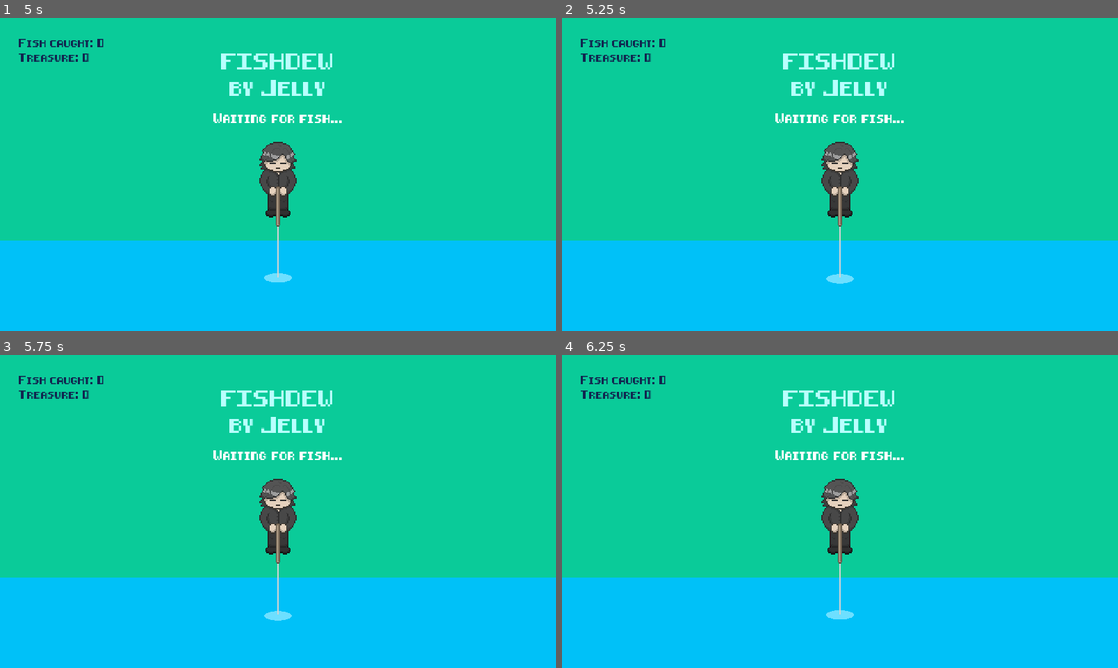
Above: before the commit, frames 1-4 (two rows, left to right).
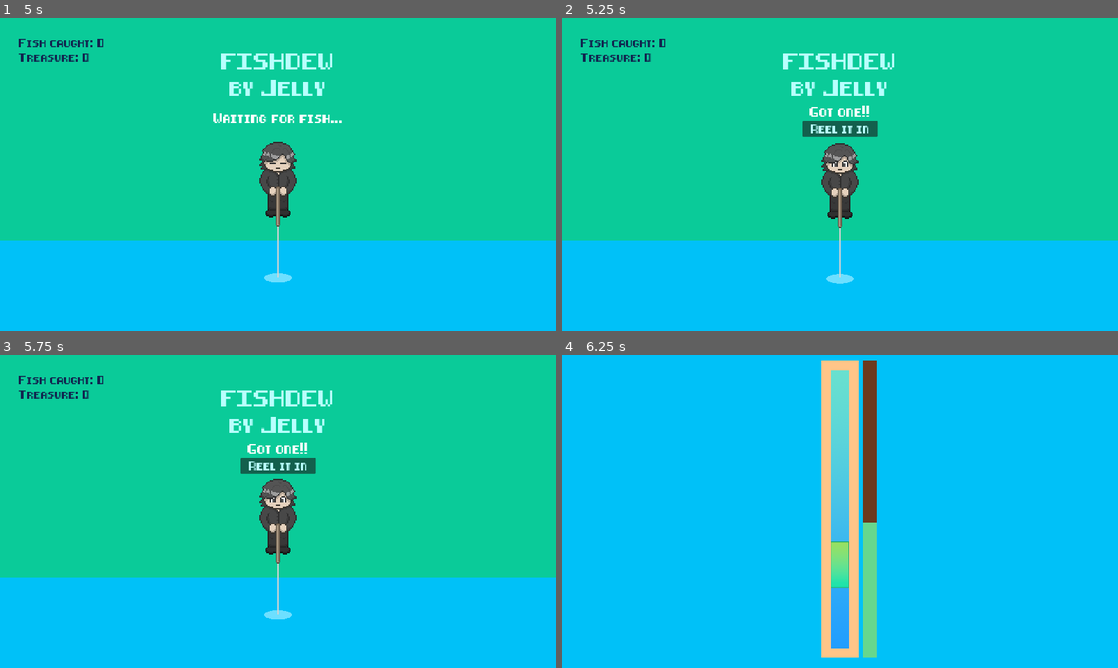
Above: after the commit, the same moments.

Repository: Anjellyrika/fishdew
Game: Godot game, scene res://src/main_scene.tscn
Two runs of this game, one before a commit and one after it. Both use one fixed random seed, a clock stepped at 60 frames per second and the inputs below.
Inputs (mouse positions are in pixels of both pictures, inside the frame that each line leads up to):
- Up to frame 1 (5 s): tap Enter (ui_accept) at 0.5, 0.77, 1.25, 1.52, 2, 2.75, 3.02, 3.5, 3.77, 4.25, 4.52 s; move the mouse to (400, 158) at 0.52 s; hold Right (ui_right) 0.53-2.03 s; tap F every 0.75 s from 0.6 to 4.35 s; click (400, 158) at 0.67 s; move the mouse to (166, 190) at 1.27 s; move the mouse to (333, 105) at 2.02 s; hold Left (ui_left) 2.03-2.78 s; move the mouse to (250, 237) at 2.77 s; hold Right (ui_right) 2.78-4.28 s; click (250, 237) at 2.92 s; move the mouse to (444, 221) at 3.52 s; move the mouse to (111, 127) at 4.27 s; hold Left (ui_left) from 4.28 s (still down)
- Up to frame 2 (5.25 s): move the mouse to (867, 174) at 5.02 s; release Left (ui_left) at 5.03 s; hold Right (ui_right) from 5.03 s (still down); tap F at 5.1 s; click (867, 174) at 5.17 s
- Up to frame 3 (5.75 s): keep holding Right (ui_right)
- Up to frame 4 (6.25 s): release Right (ui_right) at 5.75 s; click (840, 464) at 5.75 s, where only the run after the commit has a clickable "Reel it in"

Frame 1 is identical in both runs. In frame 2, 1.5% of the frame differs, in the area x 38-62%, y 28-68%; in frame 3, 1.2%; in frame 4, 73%, in the area x 0-100%, y 0-97%.

Commit message:
refactor: resize fishing level sprites

Diff:
--- a/src/fishing_lvl/chest.tscn
+++ b/src/fishing_lvl/chest.tscn
@@ -5,7 +5,7 @@
 [ext_resource type="Texture2D" uid="uid://bfqpgrqixy64o" path="res://assets/Treasure_Chest.png" id="2_uteaq"]
 
 [sub_resource type="RectangleShape2D" id="RectangleShape2D_xq7m3"]
-size = Vector2(26, 26)
+size = Vector2(416, 416)
 
 [sub_resource type="StyleBoxFlat" id="StyleBoxFlat_6yncc"]
 bg_color = Color(0.423529, 0.227451, 0.117647, 1)
@@ -20,24 +20,29 @@
 
 [node name="TreasureChestSprite" type="Sprite2D" parent="."]
 texture_filter = 1
-position = Vector2(0.75, 0.25)
-scale = Vector2(0.0637019, 0.0637019)
+position = Vector2(17, -18)
 texture = ExtResource("2_uteaq")
 
 [node name="CollisionShape2D" type="CollisionShape2D" parent="."]
+position = Vector2(17, -18)
 shape = SubResource("RectangleShape2D_xq7m3")
 
 [node name="ChestProgress" type="ProgressBar" parent="." node_paths=PackedStringArray("chest")]
-offset_left = -15.0
-offset_top = 11.0
-offset_right = 15.0
-offset_bottom = 18.0
+anchors_preset = 5
+anchor_left = 0.5
+anchor_right = 0.5
+offset_left = -191.0
+offset_top = 190.0
+offset_right = 225.0
+offset_bottom = 238.0
+grow_horizontal = 2
+size_flags_horizontal = 0
+size_flags_vertical = 1
 theme_override_styles/background = SubResource("StyleBoxFlat_6yncc")
 theme_override_styles/fill = SubResource("StyleBoxFlat_u6rnb")
 show_percentage = false
 script = ExtResource("2_b1yqj")
 chest = NodePath("..")
-metadata/_edit_use_anchors_ = true
 
 [connection signal="body_entered" from="." to="." method="_on_body_entered"]
 [connection signal="body_exited" from="." to="." method="_on_body_exited"]
--- a/src/fishing_lvl/chest_spawner.tscn
+++ b/src/fishing_lvl/chest_spawner.tscn
@@ -8,10 +8,12 @@
 script = ExtResource("1_ek2du")
 
 [node name="Chest" parent="." instance=ExtResource("2_m301v")]
-position = Vector2(-21, 18)
+position = Vector2(-37, 36)
+scale = Vector2(0.125, 0.125)
 
 [node name="Powerup" parent="." instance=ExtResource("3_24utj")]
-position = Vector2(-21, 74)
+position = Vector2(-38, 136)
+scale = Vector2(0.125, 0.125)
 
 [node name="Timer" type="Timer" parent="."]
 wait_time = 5.0
--- a/src/fishing_lvl/fish.gd
+++ b/src/fishing_lvl/fish.gd
@@ -29,14 +29,15 @@
 
 func _ready():
 	get_owner().ready.connect(set_start_position)
-	target_position = position
+	target_position = global_position
 	sprite.material.set_shader_parameter("frozen", false)
 
 
 func set_start_position():
 	top_bounds = root.top_bounds
 	bot_bounds = root.bot_bounds
-	position = Vector2(root.rod_x, randf_range(top_bounds, bot_bounds))
+	global_position = Vector2(root.rod_x, randf_range(top_bounds, bot_bounds))
+	print(position, global_position)
 
 
 func get_new_target():
--- a/src/fishing_lvl/fish.tscn
+++ b/src/fishing_lvl/fish.tscn
@@ -9,8 +9,8 @@
 shader_parameter/frozen = true
 
 [sub_resource type="CapsuleShape2D" id="CapsuleShape2D_nt8mh"]
-radius = 14.0
-height = 40.0
+radius = 192.0
+height = 544.0
 
 [node name="Fish" type="Area2D"]
 script = ExtResource("1_5cr0a")
@@ -19,7 +19,6 @@
 texture_filter = 1
 material = SubResource("ShaderMaterial_gf66l")
 position = Vector2(2, 0)
-scale = Vector2(0.0821006, 0.0769231)
 texture = ExtResource("2_pqlhc")
 
 [node name="FishCollision" type="CollisionShape2D" parent="."]
--- a/src/fishing_lvl/fishing_lvl.gd
+++ b/src/fishing_lvl/fishing_lvl.gd
@@ -15,8 +15,8 @@
 var chest_spawn_rate
 
 # Set movement bounds
-@onready var rod_top_pos = $FishingRod/TopEdge.position
-@onready var rod_bot_pos = $FishingRod/BottomEdge.position
+@onready var rod_top_pos = $FishingRod/TopEdge.global_position
+@onready var rod_bot_pos = $FishingRod/BottomEdge.global_position
 @onready var edge_width = $FishingRod/TopEdge.shape.size.y
 
 # Called when the node enters the scene tree for the first time.
@@ -25,7 +25,7 @@
 	chest_spawner.powerup_collected.connect(activate_powerup)
 	top_bounds = rod_top_pos.y + edge_width
 	bot_bounds = rod_bot_pos.y - edge_width
-	rod_x = rod_top_pos.x
+	rod_x = ProjectSettings.get_setting("display/window/size/window_width_override") / 2
 
 	chest_spawn_rate = [4,8,12].pick_random() # lower is better
 	fish_speed = [[2,4], [6,7], [7,8]].pick_random()
--- a/src/fishing_lvl/fishing_lvl.tscn
+++ b/src/fishing_lvl/fishing_lvl.tscn
@@ -10,7 +10,7 @@
 [ext_resource type="Script" path="res://src/fishing_lvl/fishing_lvl_progress.gd" id="7_4d5vr"]
 
 [sub_resource type="RectangleShape2D" id="RectangleShape2D_hi66l"]
-size = Vector2(64, 16)
+size = Vector2(64, 15.3333)
 
 [sub_resource type="StyleBoxFlat" id="StyleBoxFlat_b0vvb"]
 bg_color = Color(0.423529, 0.227451, 0.117647, 1)
@@ -35,28 +35,29 @@
 
 [node name="Rod" type="ColorRect" parent="FishingRod"]
 offset_left = -32.0
-offset_top = -258.667
+offset_top = -260.0
 offset_right = 32.0
-offset_bottom = 253.333
+offset_bottom = 252.0
 color = Color(1, 0.772549, 0.533333, 1)
 
 [node name="OceanBG" type="Sprite2D" parent="FishingRod"]
-position = Vector2(0, -2.66666)
+position = Vector2(0, -3.00001)
+scale = Vector2(1, 1.01695)
 texture = ExtResource("3_s6jf6")
 
 [node name="TopEdge" type="CollisionShape2D" parent="FishingRod"]
-position = Vector2(0, -250.667)
+position = Vector2(0, -252)
 shape = SubResource("RectangleShape2D_hi66l")
 
 [node name="BottomEdge" type="CollisionShape2D" parent="FishingRod"]
-position = Vector2(0, 245.333)
+position = Vector2(0, 244)
 shape = SubResource("RectangleShape2D_hi66l")
 
 [node name="ProgressBar" type="ProgressBar" parent="FishingRod" node_paths=PackedStringArray("fish")]
-offset_left = 32.0
-offset_top = -248.0
-offset_right = 57.0
-offset_bottom = 246.0
+offset_left = 40.0
+offset_top = -260.0
+offset_right = 64.0
+offset_bottom = 252.0
 theme_override_styles/background = SubResource("StyleBoxFlat_b0vvb")
 theme_override_styles/fill = SubResource("StyleBoxFlat_ufmk4")
 fill_mode = 3
@@ -70,6 +71,7 @@
 
 [node name="Fish" parent="." instance=ExtResource("5_u6fi8")]
 position = Vector2(0, 40)
+scale = Vector2(0.125, 0.125)
 
 [node name="Controls" type="RichTextLabel" parent="."]
 visible = false
--- a/src/fishing_lvl/powerup.tscn
+++ b/src/fishing_lvl/powerup.tscn
@@ -4,22 +4,24 @@
 [ext_resource type="Texture2D" uid="uid://c3ugxpitdmcu1" path="res://assets/powerup.png" id="2_gvecu"]
 
 [sub_resource type="RectangleShape2D" id="RectangleShape2D_5qoxo"]
-size = Vector2(26, 25.5)
+size = Vector2(446, 960)
 
 [node name="Chest" instance=ExtResource("1_evsx0")]
 
 [node name="TreasureChestSprite" parent="." index="0"]
 position = Vector2(-1, -1)
-scale = Vector2(0.0730089, 0.0730088)
 texture = ExtResource("2_gvecu")
 
 [node name="CollisionShape2D" parent="." index="1"]
-position = Vector2(0, 6)
+position = Vector2(-2, 1)
 
 [node name="CollisionShape2D2" type="CollisionShape2D" parent="." index="2"]
-position = Vector2(0, -19.75)
+position = Vector2(-15, 24)
 shape = SubResource("RectangleShape2D_5qoxo")
 
 [node name="ChestProgress" parent="." index="3"]
-offset_top = 18.0
-offset_bottom = 25.0
+offset_left = -239.0
+offset_top = 278.0
+offset_right = 209.0
+offset_bottom = 326.0
+metadata/_edit_group_ = true
--- a/src/main_scene.tscn
+++ b/src/main_scene.tscn
@@ -165,7 +165,6 @@
 text = "  Reel it in  "
 
 [node name="WaitTimer" type="Timer" parent="."]
-wait_time = 3.0
 autostart = true
 
 [connection signal="pressed" from="HUDLayer/HUD/StateLabel/StartBtn" to="." method="_on_start_btn_pressed"]
Binary file changed: assets/background.png
Binary file changed: assets/bobber.png
